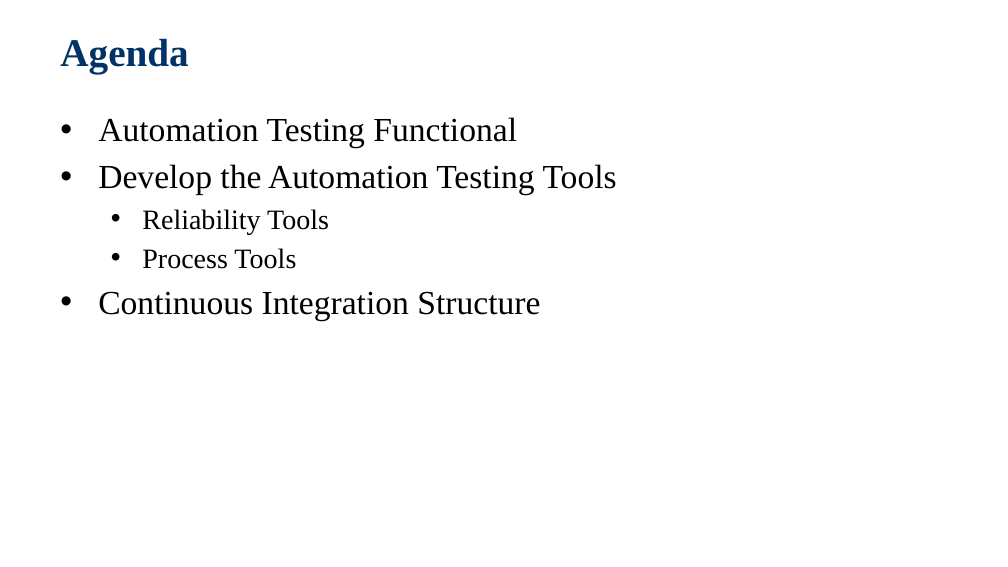
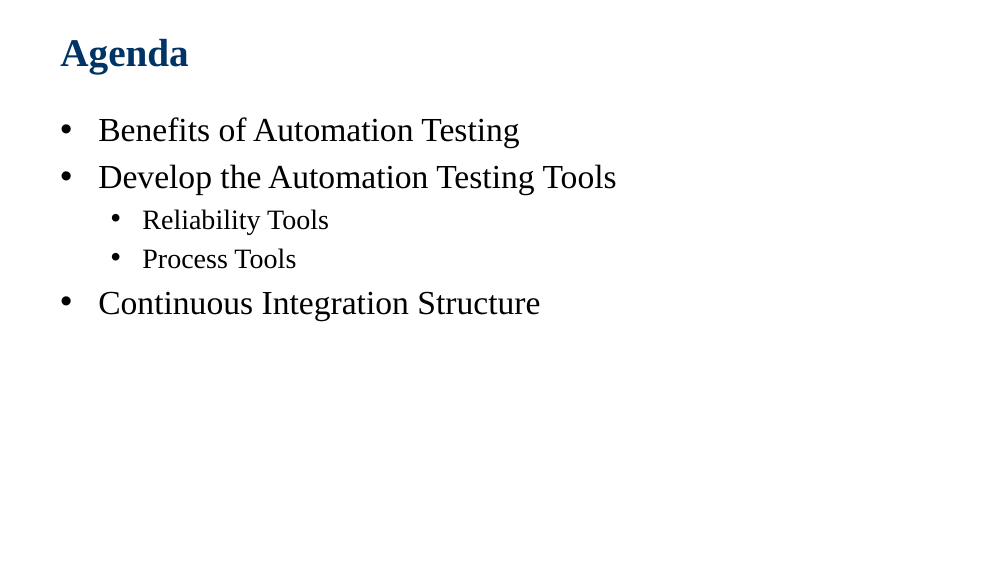
Before and after one commit to jackiejay888/automation, a slide deck: slide 2 of kpi/Automation Testing/Automation Testing_20200320.pptx. Drawn at 1008x567 pixels with LibreOffice and Linux fonts; fonts in the diff are those of the drawing; background and template pictures are left out. Boxes give left, top, right and bottom in pixels: in the first picture for what was removed or moved away, otherwise in the second. Text is boxed around its words. In the diff, an @@ line names an element or a change of style, - is before the commit and + after.

```diff
--- a/kpi/Automation Testing/Automation Testing_20200320.pptx
+++ b/kpi/Automation Testing/Automation Testing_20200320.pptx
@@ text at (x1=98, y1=117, x2=519, y2=148): text changed @@
-• Automation Testing Functional
+• Benefits of Automation Testing
```
Also in this commit, not shown: 2 other slides changed, 1 slide added, 1 slide removed, 1 other file.
